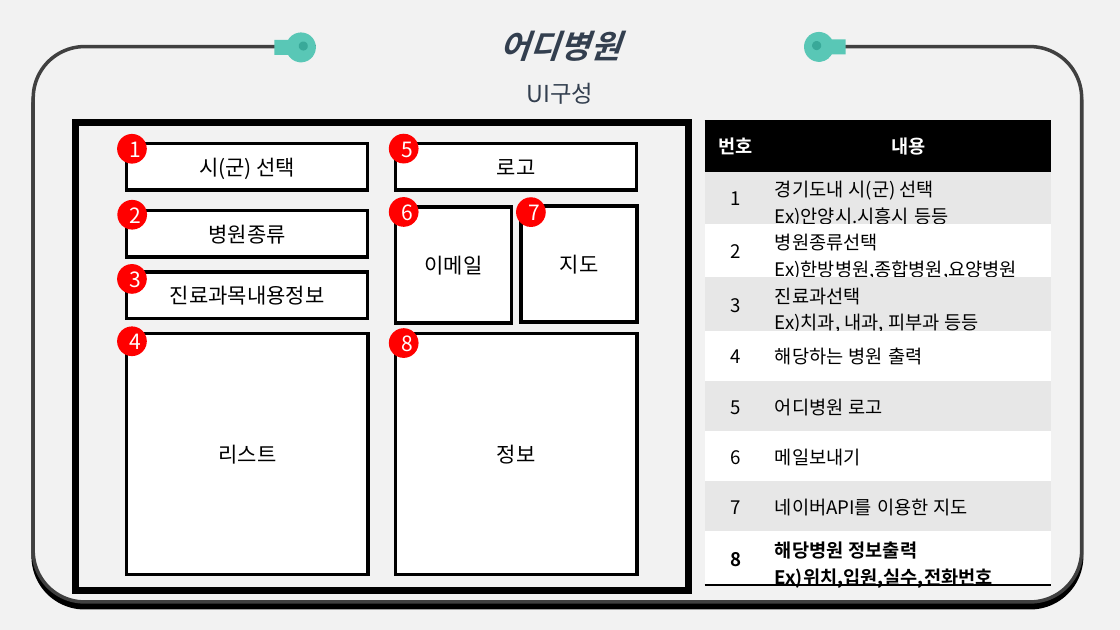
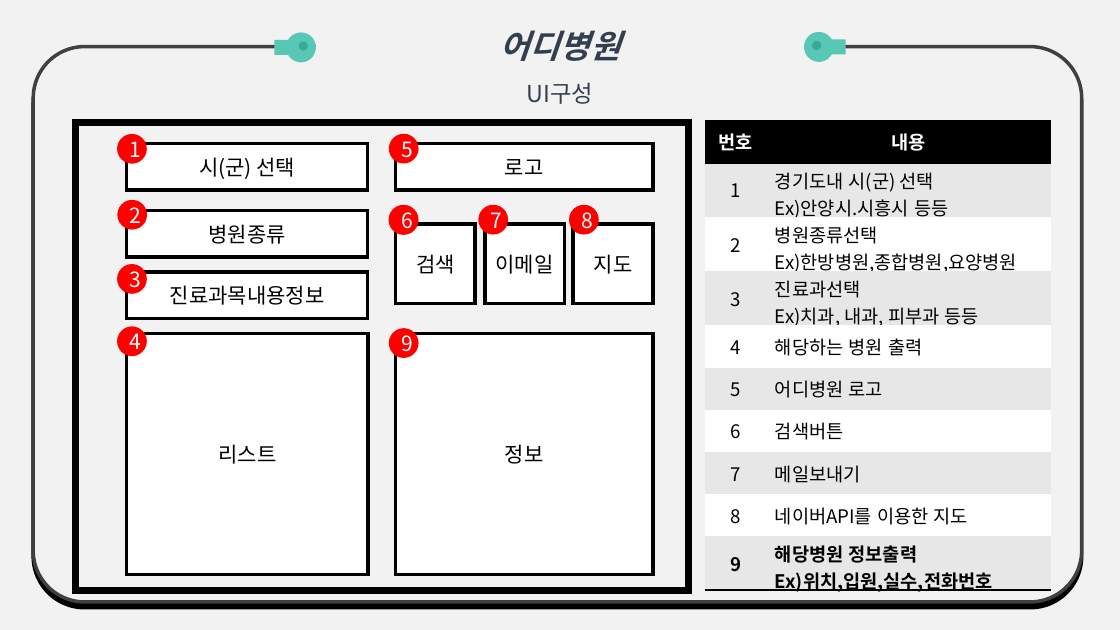
Before and after one commit to WOOLUCY/scriptlang, a slide deck: slide 5 of TermProject/Presentation/01/PlanningPT.pptx. Drawn at 1120x630 pixels with LibreOffice and Linux fonts; fonts in the diff are those of the drawing. Boxes give left, top, right and bottom in pixels: in the first picture for what was removed or moved away, otherwise in the second. Text is boxed around its words. In the diff, an @@ line names an element or a change of style, - is before the commit and + after.

Commit message:
ppt

```diff
--- a/TermProject/Presentation/01/PlanningPT.pptx
+++ b/TermProject/Presentation/01/PlanningPT.pptx
@@ rectangle "로고": place and size @@
-rectangle "로고" at (396,144,637,191)
+rectangle "로고" at (396,144,653,191)
@@ table at (705,120,1052,596) @@
-row 7: 6 | 메일보내기
-row 8: 7 | 네이버API를 이용한 지도
-row 9: 8 | 해당병원 정보출력 / Ex)위치,입원,실수,전화번호
+row 7: 6 | 검색버튼
+row 8: 7 | 메일보내기
+row 9: 8 | 네이버API를 이용한 지도
+row 10: 9 | 해당병원 정보출력 / Ex)위치,입원,실수,전화번호
@@ ellipse "6": place and size @@
-ellipse "6" at (389,197,418,227)
+ellipse "6" at (389,205,419,235)
@@ ellipse "7": place and size @@
-ellipse "7" at (516,197,545,227)
+ellipse "7" at (478,205,507,234)
@@ ellipse added at (569,205,598,234), fill #FF0000, 18 pt, text #FFFFFF @@
+8
@@ rectangle added at (396,224,476,304), fill #FFFFFF, outline #000000 3 pt, 18 pt, text #000000 @@
+검색
@@ rectangle "이메일": place and size @@
-rectangle "이메일" at (396,208,512,323)
+rectangle "이메일" at (485,224,565,304)
@@ rectangle "지도": place and size @@
-rectangle "지도" at (522,206,638,322)
+rectangle "지도" at (573,224,653,304)
@@ rectangle "정보": place and size @@
-rectangle "정보" at (396,334,637,575)
+rectangle "정보" at (396,334,653,575)
@@ text in ellipse at (401,330,413,356): text changed @@
-8
+9
```
Also in this commit, not shown: 2 other files.
